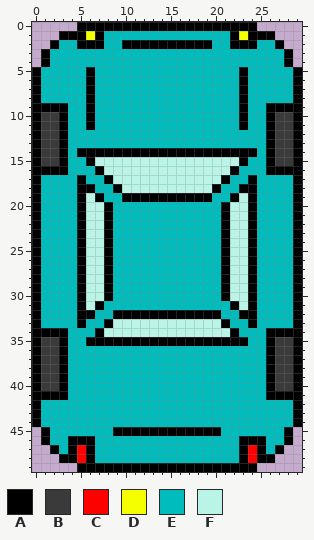
Pixel-art sprite -- game/cars_game/data/car_blue.png. Above, as it was before the edit.
The file is 30x50 pixels.
Palette (. is transparent): A #000000  B #3a3a3a  C #ff0000  D #f6ff00  E #00bcbc  F #b9f4e7
The result:
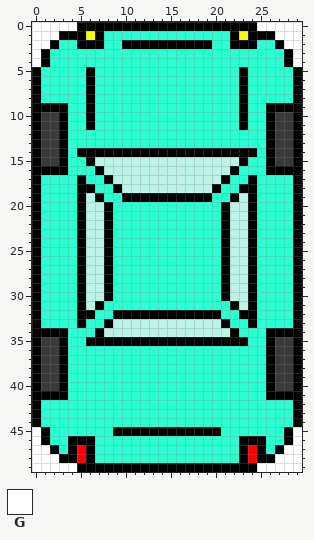
Colours new in this view: G #ffffff
Change:
colour E: #00bcbc -> #29ffd3
y 0: x 0..4 ..... -> GGGGG; x 25..29 ..... -> GGGGG
y 1: x 0..2 ... -> GGG; x 27..29 ... -> GGG
y 2: x 0..1 .. -> GG; x 28..29 .. -> GG
y 3..4: x 0 . -> G; x 29 . -> G
y 45..46: x 0 . -> G; x 29 . -> G
y 47: x 0..1 .. -> GG; x 28..29 .. -> GG
y 48: x 0..2 ... -> GGG; x 27..29 ... -> GGG
y 49: x 0..4 ..... -> GGGGG; x 25..29 ..... -> GGGGG
